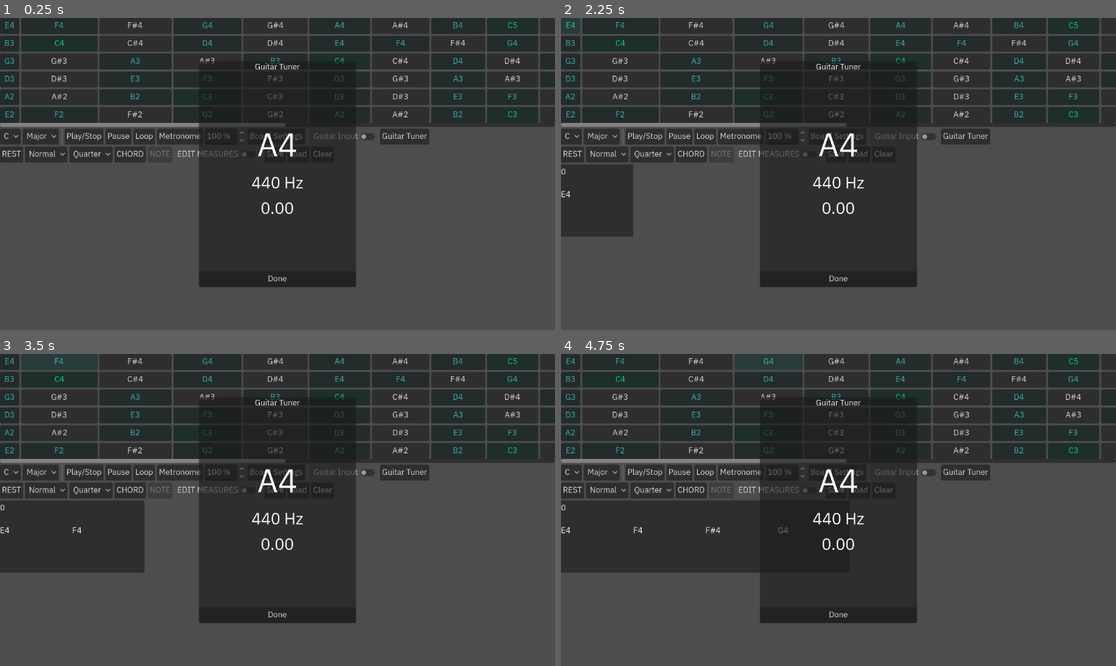
Above: before the commit, frames 1-4 (two rows, left to right).
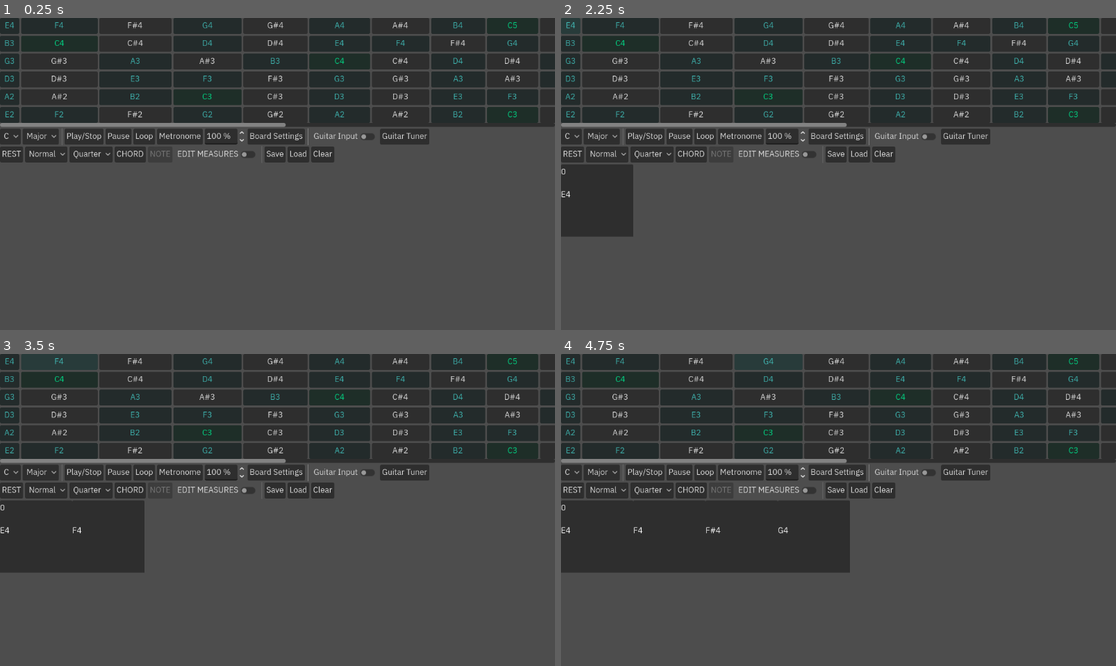
Above: after the commit, the same moments.

Repository: TetroTheo/GuitarMaster
Game: Godot game, scene res://test.tscn
Same seed, same stepped clock (60 frames per second), same inputs: the game is played once before the commit and once after it. Sound files missing from this copy of the repository are replaced by a short silence.
Inputs:
- Up to frame 1 (0.25 s): no input
- Up to frame 2 (2.25 s): click "Play/Stop" at 0.5 s; click "Play/Stop" at 1.25 s; click "E4" at 2 s
- Up to frame 3 (3.5 s): click "F4" at 2.75 s
- Up to frame 4 (4.75 s): click "F#4" at 3.5 s; click "G4" at 4.25 s

The runs differ from the first frame. In frame 1, 14% of the frame differs, in the area x 35-65%, y 13-87%; in frame 2, 14%; in frame 3, 14%; in frame 4, 11%.

Commit message:
fixed a bug where the metronome would fall out of sync with the rest of the notes, by forcing it to play on the first note of each measure. this has revealed that when there are too many notes, the metronome plays far too quickly within the measure. this can become so noticeable, it may sound like its own rhythm. along with the BPM, there is now a speed scale spinbox in the control panel, which lets users control the speed of the entire song, even while it is playing, with just a single input.

Diff:
--- a/communicator.gd
+++ b/communicator.gd
@@ -23,9 +23,11 @@
 var last_song_note_duration := 0.0
 var last_metronome_tick_position := 0.0
 var last_metronome_tick_duration := 0.0
+var metronome_ticks_this_measure := 0
 var metronome_on := false
 var selected_interval_key := 0
 var selected_pitch_key := 0
+var speed_scale := 1.0
 ## for when changing key scales
 signal update_key_scale
 
@@ -207,10 +209,11 @@
 	last_song_note_position = 0.0
 	last_song_note_duration = 0.0
 	last_metronome_tick_position = 0.0
-	last_metronome_tick_duration = 0.0
+	metronome_ticks_this_measure = 0
 	## set the song tempo to start off with!
 	if song.measure_packages:
 		BPM = song.measure_packages[song_measure_index].tempo
+		last_metronome_tick_duration = 1.0/song.measure_packages[song_measure_index].time_signature_denominator
 		generator.play()
 
 
@@ -228,16 +231,22 @@
 ## in terms of this program, the duration of the metronome should be 4/Y for any time signature X/Y.
 ## (but we still need to store X and Y. both to calculate the ratio of the measure, and for display.)
 
+
+func is_song_playing() -> bool:
+	## there may not be a song!
+	if not song or not generator.playing:
+		return false
+	## there may be a song without measures!
+	if not song.measure_packages:
+		return false
+	## there may be a song without notes!
+	if not song.measure_packages[0].note_packages:
+		return false
+	return true
+
 ## plays the song
 func _process(_delta: float) -> void:
-	## there may not be a song!
-	if not song or not generator.playing:
-		return
-	## there may be a song without measures!
-	if not song.measure_packages:
-		return
-	## there may be a song without notes!
-	if not song.measure_packages[0].note_packages:
+	if not is_song_playing():
 		return
 	song_position = generator.get_playback_position() + AudioServer.get_time_since_last_mix()
 	song_position -= AudioServer.get_output_latency() + 0.25
@@ -245,27 +254,28 @@
 	## here, we're using the BPM to uniformly scale the song position,
 	## so that we won't have to scale the metronome or any notes after this.
 	## the BPM will also not be needed.
-	song_position /= 4 * 60.0 / BPM
-	## play the metronome!
+	song_position /= 4 * 60.0 / BPM / speed_scale
+	## metronome check
 	while last_metronome_tick_position + last_metronome_tick_duration < song_position:
-		## even if not currently enabled, keep track of the metronome,
-		## so that it can be turned on and off properly during playback!
-		if metronome_on:
-			#print("beep boop")
-			## make this a configurable setting later! because it's only useful sometimes!
-			## for the first note of the measure, play a slightly different sound!
-			if song_note_index == 0:
-				$Metronome.pitch_scale = 2.0
-			else:
-				$Metronome.pitch_scale = 1.0
-			$Metronome.play()
+		## the numerator tells us how many times the metronome will tick each measure.
+		## in 4/4, the ticks will occur on 0, 1, 2, and 3, but there will be
+		## no fourth tick. this is played on next measure's tick 0.
+		if metronome_ticks_this_measure >= song.measure_packages[song_measure_index].time_signature_numerator - 1:
+			break
+		play_the_metronome()
 		## don't delete this line! I crashed my computer after I forgot this one...
-		last_metronome_tick_position = song_position
-		## metronome frequency is based on the current time signature
-		#print(1.0/song.measure_packages[song_measure_index].time_signature_denominator)
-		last_metronome_tick_duration = 1.0/song.measure_packages[song_measure_index].time_signature_denominator
+		last_metronome_tick_position += last_metronome_tick_duration
+		## we keep track of these ticks, so that a metroome ticking too fast
+		## will not play more times in a measure than it should.
+		metronome_ticks_this_measure += 1
 	## play as many notes as the song position has passed
 	while last_song_note_position + last_song_note_duration < song_position:
+		if song_note_index == 0:
+			play_the_metronome()
+			## set metronome interval duration for this measure
+			last_metronome_tick_duration = 1.0/song.measure_packages[song_measure_index].time_signature_denominator
+			last_metronome_tick_position = song_position
+			metronome_ticks_this_measure = 0
 		for note in song.measure_packages[song_measure_index].note_packages[song_note_index].notes:
 			note.play_sound(get_node("AudioPlayers"))
 		last_song_note_position = song_position
@@ -273,36 +283,76 @@
 		last_song_note_duration = song.measure_packages[song_measure_index].note_packages[song_note_index].duration
 		song_note_index += 1
 		## check if this was the last note in the measure
-		if song_note_index >= len(song.measure_packages[song_measure_index].note_packages):
-			## move to next measure
-			song_measure_index += 1
-			song_note_index = 0
-			## check if this was the last note of the last measure
-			if song_measure_index >= len(song.measure_packages):
-				if loop:
-					## start from the first note of the first measure
-					song_note_index = 0
-					song_measure_index = 0
+		if not song_note_index >= len(song.measure_packages[song_measure_index].note_packages):
+			## if not, continue
+			continue
+		## move to next measure
+		song_measure_index += 1
+		song_note_index = 0
+		## check if this was the last note of the last measure
+		if song_measure_index >= len(song.measure_packages):
+			if loop:
+				## start from the first note of the first measure
+				song_note_index = 0
+				song_measure_index = 0
+				## the metronome will figure it out later!
+			else:
+				## end playback
+				stop_song()
+				break
+		## if we made it here, we're still playing! we should change the tempo!
+		change_song_tempo()
+
+
+## if the speed scale has changed, pass in the new scale as an argument.
+## that way, it's easy to keep track of both!
+func change_song_tempo():
+	var scaling_constant: float = 4 * 60.0 / (BPM)
+	## undo normalization
+	song_position *= scaling_constant
+	last_song_note_position *= scaling_constant
+	last_metronome_tick_position *= scaling_constant
+	last_song_note_duration *= scaling_constant
+	last_metronome_tick_duration *= scaling_constant
+	BPM = song.measure_packages[song_measure_index].tempo
+	scaling_constant = 4 * 60.0 / (BPM)
+	## re-scale all position variables that depended on the song position,
+	## as well as the song position itself
+	song_position /= scaling_constant
+	last_song_note_position /= scaling_constant
+	last_metronome_tick_position /= scaling_constant
+	last_song_note_duration /= scaling_constant
+	last_metronome_tick_duration /= scaling_constant
+
+## do the same thing, but with song speed
+func change_song_speed(new_speed_scale):
+	var scaling_constant: float = speed_scale
+	song_position /= scaling_constant
+	last_song_note_position /= scaling_constant
+	last_metronome_tick_position /= scaling_constant
+	last_song_note_duration /= scaling_constant
+	last_metronome_tick_duration /= scaling_constant
+	scaling_constant = new_speed_scale
+	song_position *= scaling_constant
+	last_song_note_position *= scaling_constant
+	last_metronome_tick_position *= scaling_constant
+	last_song_note_duration *= scaling_constant
+	last_metronome_tick_duration *= scaling_constant
+	speed_scale = new_speed_scale
+
+## play the metronome!
+## that is, if it's on!
+func play_the_metronome():
+			## even if not currently enabled, keep track of the metronome,
+			## so that it can be turned on and off properly during playback!
+			if metronome_on:
+				## make this a configurable setting later! because it's only useful sometimes!
+				## for the first note of the measure, play a slightly different sound!
+				if song_note_index == 0:
+					$Metronome.pitch_scale = 2.0
 				else:
-					## end playback
-					stop_song()
-					break
-			## if we made it here, we're still playing! we should change the tempo!
-			## undo normalization
-			song_position *= 4 * 60.0 / BPM
-			last_song_note_position *= 4 * 60.0 / BPM
-			last_metronome_tick_position *= 4 * 60.0 / BPM
-			## will this help?
-			last_song_note_duration *= 4 * 60.0 / BPM
-			last_metronome_tick_duration *= 4 * 60.0 / BPM
-			BPM = song.measure_packages[song_measure_index].tempo
-			## re-scale all position variables that depended on the song position,
-			## as well as the song position itself
-			song_position /= 4 * 60.0 / BPM
-			last_song_note_position /= 4 * 60.0 / BPM
-			last_metronome_tick_position /= 4 * 60.0 / BPM
-			last_song_note_duration /= 4 * 60.0 / BPM
-			last_metronome_tick_duration /= 4 * 60.0 / BPM
+					$Metronome.pitch_scale = 1.0
+				$Metronome.play()
 
 
 ## stops the song
@@ -400,3 +450,15 @@
 
 func on_tuner_toggled(toggled_on: bool) -> void:
 	$MainControls/Tuner/PanelContainer.visible = toggled_on
+
+
+## when you don't want to change the tempo,
+## but the song is a little too slow or too fast,
+## then this speed changer will help!
+## the value is in percent, by the way.
+func on_speed_changer_value_changed(value: float) -> void:
+	## obviously, this will mess with the song a little.
+	if is_song_playing():
+		change_song_speed(value / 100)
+	else:
+		speed_scale = value / 100
--- a/test.tscn
+++ b/test.tscn
@@ -117,7 +117,7 @@
 toggle_mode = true
 text = "Metronome"
 
-[node name="BPM" type="SpinBox" parent="Communicator/MainControls" unique_id=1391751871]
+[node name="SpeedChanger" type="SpinBox" parent="Communicator/MainControls" unique_id=1391751871]
 layout_mode = 2
 min_value = 50.0
 max_value = 200.0
@@ -154,6 +154,7 @@
 text = "Guitar Tuner"
 
 [node name="PanelContainer" type="PanelContainer" parent="Communicator/MainControls/Tuner" unique_id=17911573]
+visible = false
 top_level = true
 layout_mode = 1
 anchors_preset = -1
@@ -179,6 +180,10 @@
 [node name="MarginContainer" type="MarginContainer" parent="Communicator/MainControls/Tuner/PanelContainer/VBoxContainer" unique_id=1156969464]
 layout_mode = 2
 size_flags_vertical = 3
+theme_override_constants/margin_left = 100
+theme_override_constants/margin_top = 100
+theme_override_constants/margin_right = 100
+theme_override_constants/margin_bottom = 100
 script = ExtResource("3_g14j6")
 
 [node name="VBoxContainer" type="VBoxContainer" parent="Communicator/MainControls/Tuner/PanelContainer/VBoxContainer/MarginContainer" unique_id=2101975609]
@@ -324,6 +329,7 @@
 [connection signal="toggled" from="Communicator/MainControls/PauseSong" to="Communicator" method="pause_song"]
 [connection signal="toggled" from="Communicator/MainControls/Loop" to="Communicator" method="_on_loop_toggled"]
 [connection signal="toggled" from="Communicator/MainControls/Metronome" to="Communicator" method="_on_metronome_toggled"]
+[connection signal="value_changed" from="Communicator/MainControls/SpeedChanger" to="Communicator" method="on_speed_changer_value_changed"]
 [connection signal="toggled" from="Communicator/MainControls/GuitarInputMode" to="Communicator" method="on_guitar_input_mode_toggled"]
 [connection signal="toggled" from="Communicator/MainControls/Tuner" to="Communicator" method="on_tuner_toggled"]
 [connection signal="pressed" from="Communicator/MainControls/Tuner/PanelContainer/VBoxContainer/Done" to="Communicator" method="on_tuner_closed"]
